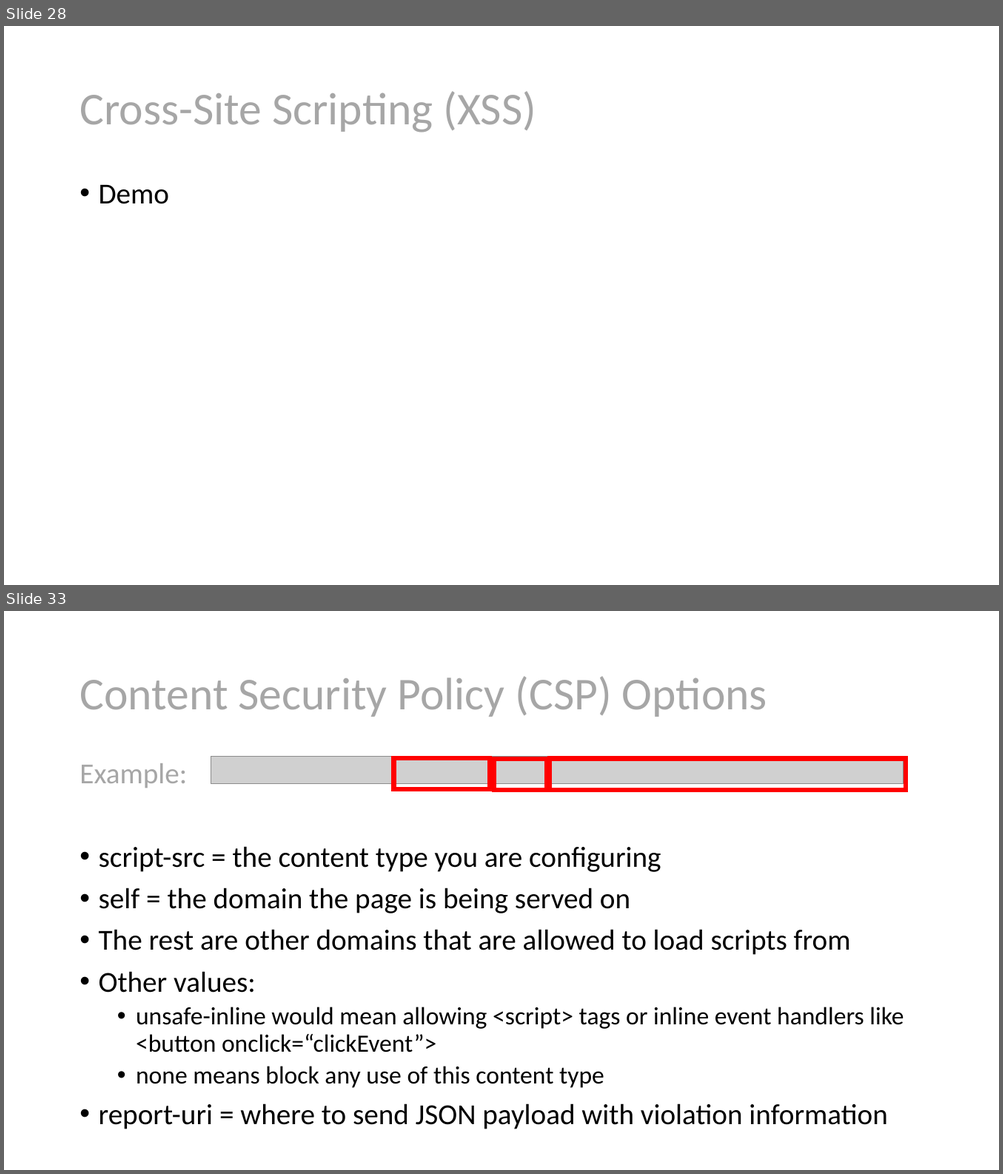
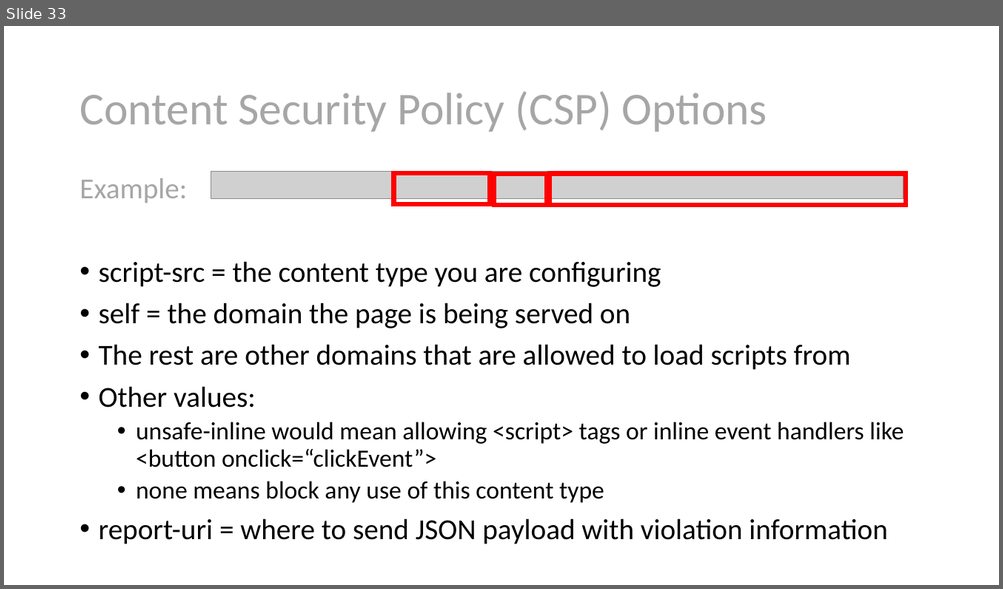
Before and after one commit to nirzaf/DotNetWorkShopTalk, a slide deck: 2021-1-27 - NDC London - Security Headers/Security Headers Explained.pptx. Shown one above the other, each under a label of ours: slides 28 and 33 before the commit, slide 33 after it; the slides between them are not shown. The pictures are 1003x1174 and 1003x589 pixels, drawn with LibreOffice and Linux fonts; fonts in the diff are those of the drawing; grey boxes stand for pictures. Boxes give left, top, right and bottom in pixels: in the first picture for what was removed or moved away, otherwise in the second. Text is boxed around its words. In the diff, an @@ line names an element or a change of style, - is before the commit and + after.

```diff
--- a/2021-1-27 - NDC London - Security Headers/Security Headers Explained.pptx
+++ b/2021-1-27 - NDC London - Security Headers/Security Headers Explained.pptx
@@ slide 28 removed at [4, 26, 999, 585], background #FFFFFF @@
@@ title removed at [79, 91, 536, 133] @@
-Cross-Site Scripting (XSS)
@@ text removed at [99, 185, 169, 204] @@
-• Demo
```
Also in this commit, not shown: 47 slides changed, 18 slides added, 13 other slides removed, 2 other files.
